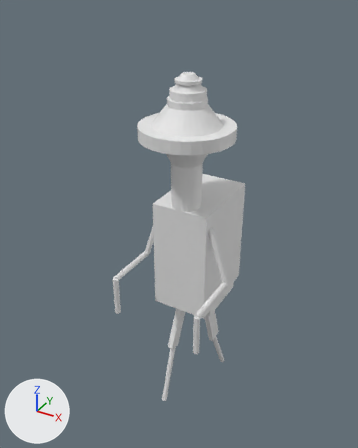
A saved change to the Blender file T3/modelagem/pe_de_lata.blend.
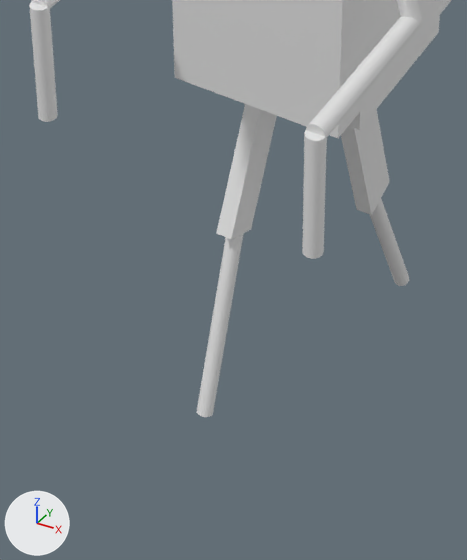
The first picture shows the older version from a camera (50 mm lens) standing at (7.08, -12.66, 9.4) and looking at (-0.72, 0.75, 0.71). The close-ups show both versions on the part from 29% to 67% of the width and 62% to 99% of the height of that picture; other places that the commit changed are outside them. Every picture has the same lights, and +X, +Y and +Z are marked at lower left.
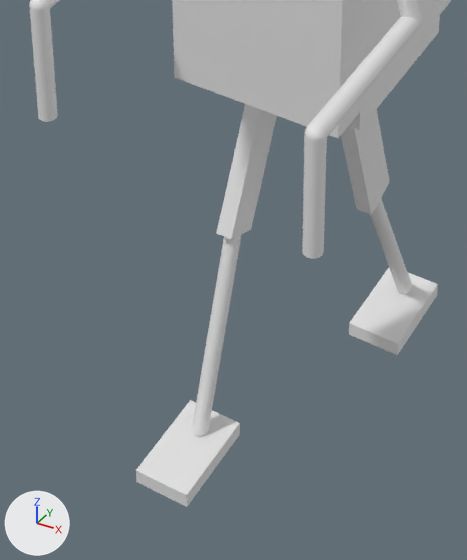
Patch to the scene script:
```diff
--- a/T3/modelagem/pe_de_lata.blend.py
+++ b/T3/modelagem/pe_de_lata.blend.py
@@ me_sphere_010 @@
+me_sphere_010.from_pydata(...)  # a UV sphere (32 segments, 16 rings, poles along z) spanning x -1.0..1.0, y -1.0..1.0, z -1.0..1.0
@@ ob_cylinder_011 @@
 ob_cylinder_011 = bpy.data.objects.new('Cylinder.011', me_cylinder_011)
-ob_cylinder_011.location = (-0.55, -0.35, -5.5)
+ob_cylinder_011.location = (-0.55, -0.45, -5.65)
 ob_cylinder_011.rotation_euler = (-0.314, 0.0, 0.0)  # degrees (-18, 0, 0)
@@ ob_cylinder_012 @@
 ob_cylinder_012 = bpy.data.objects.new('Cylinder.012', me_cylinder_012)
-ob_cylinder_012.location = (0.55, 1.85, -5.5)
+ob_cylinder_012.location = (0.55, 1.92, -5.65)
 ob_cylinder_012.rotation_euler = (0.436, 0.0, 0.0)  # degrees (25, 0, 0)
@@ ob_cube_005 @@
+ob_cube_005 = bpy.data.objects.new('Cube.005', me_cube_004.copy())  # the mesh of ob_cube_002
+ob_cube_005.location = (0.55, 2.18, -7.0)
+ob_cube_005.scale = (0.35, 0.6, 0.1)
@@ ob_sphere_009 @@
+ob_sphere_009 = bpy.data.objects.new('Sphere.009', me_sphere_010)
+ob_sphere_009.location = (0.55, 2.47, -6.85)
+ob_sphere_009.scale = (0.1, 0.1, 0.1)
@@ ob_sphere_008 @@
+ob_sphere_008 = bpy.data.objects.new('Sphere.008', me_sphere_010.copy())
+ob_sphere_008.location = (-0.55, -0.84, -6.87)
+ob_sphere_008.scale = (0.1, 0.1, 0.1)
@@ ob_cube_004 @@
+ob_cube_004 = bpy.data.objects.new('Cube.004', me_cube_004.copy())  # the mesh of ob_cube_002
+ob_cube_004.location = (-0.55, -1.11, -7.0)
+ob_cube_004.scale = (0.35, 0.6, 0.1)
@@ ob_sphere_001 @@
+ob_sphere_001 = bpy.data.objects.new('Sphere.001', me_sphere_010.copy())
+ob_sphere_001.location = (1.65, -2.25, -0.4)
+ob_sphere_001.scale = (0.1, 0.1, 0.1)
@@ ob_sphere @@
+ob_sphere = bpy.data.objects.new('Sphere', me_sphere_010.copy())
+ob_sphere.location = (-1.65, -1.9, -0.4)
+ob_sphere.scale = (0.1, 0.1, 0.1)
```

Changed parts and their boxes [x1, y1, x2, y2] in the close-ups (467 x 560 px):
'Cube.004', added
    after: [136, 400, 240, 507]
'Cube.005', added
    after: [349, 268, 438, 355]
'Cylinder.011', moved
    before: [197, 233, 244, 417]
    after: [192, 239, 241, 432]
'Cylinder.012', moved
    before: [370, 199, 409, 286]
    after: [370, 200, 411, 291]
'Sphere.001', added
    after: [305, 124, 326, 141]
'Sphere', added
    after: [29, 0, 48, 11]
'Sphere.008', added
    after: [192, 427, 209, 437]
'Sphere.009', added
    after: [396, 286, 412, 294]
